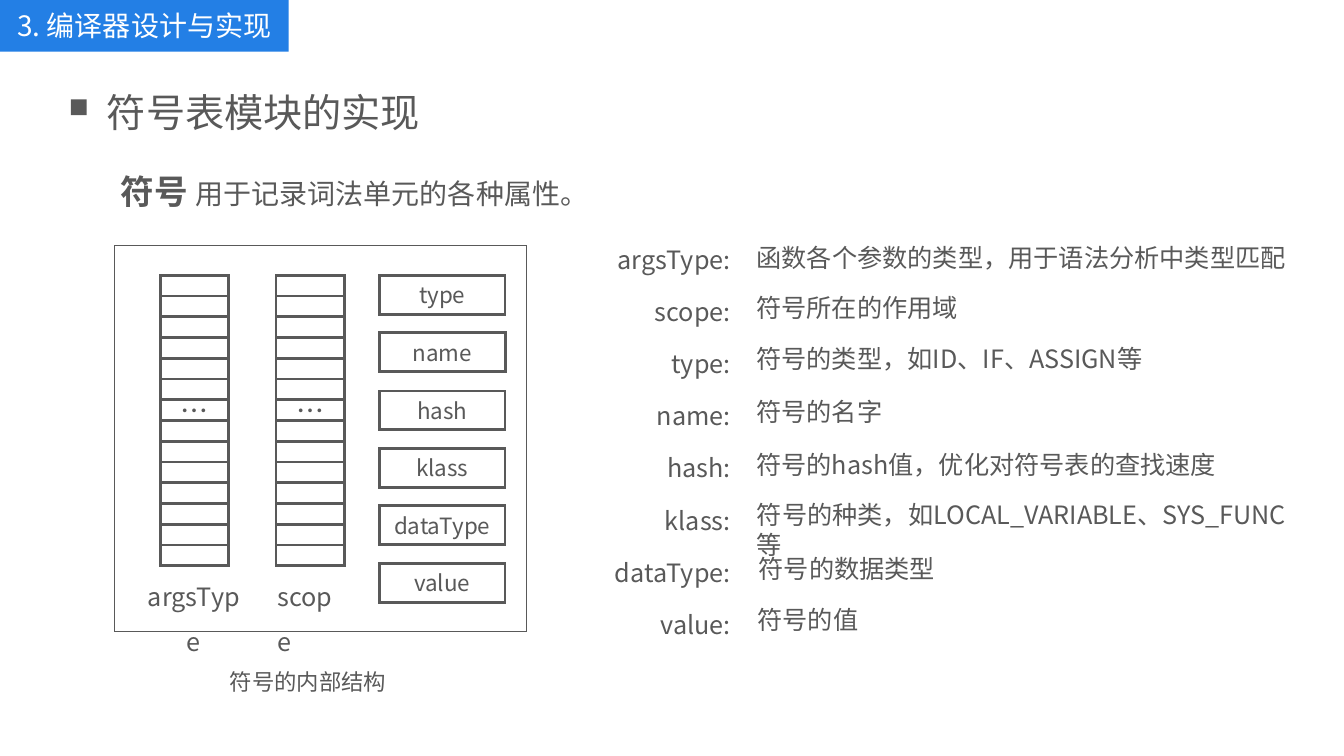
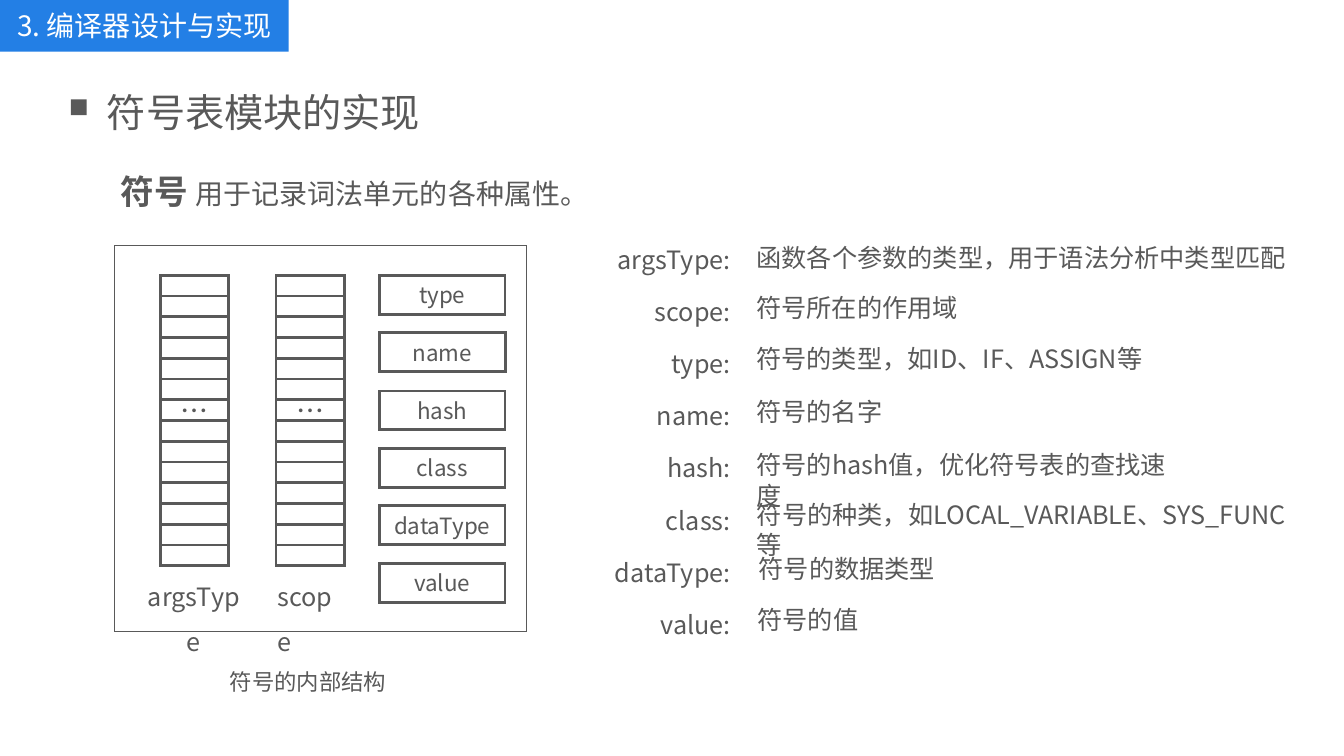
Before and after one commit to kkli28/cc, a slide deck: slide 12 of 论文相关/答辩ppt.pptx. Drawn at 1344x756 pixels with LibreOffice and Linux fonts; fonts in the diff are those of the drawing. Boxes give left, top, right and bottom in pixels: in the first picture for what was removed or moved away, otherwise in the second. Text is boxed around its words. In the diff, an @@ line names an element or a change of style, - is before the commit and + after.

```diff
--- a/论文相关/答辩ppt.pptx
+++ b/论文相关/答辩ppt.pptx
@@ text in rectangle at (x1=417, y1=458, x2=468, y2=476): text changed @@
-klass
+class
@@ text at (x1=756, y1=453, x2=1165, y2=477): text changed @@
-符号的hash值，优化对符号表的查找速度
+符号的hash值，优化符号表的查找速度
@@ text at (x1=666, y1=510, x2=731, y2=531): text changed @@
-klass:
+class:
```
Also in this commit, not shown: 10 other slides changed, 3 other files.
